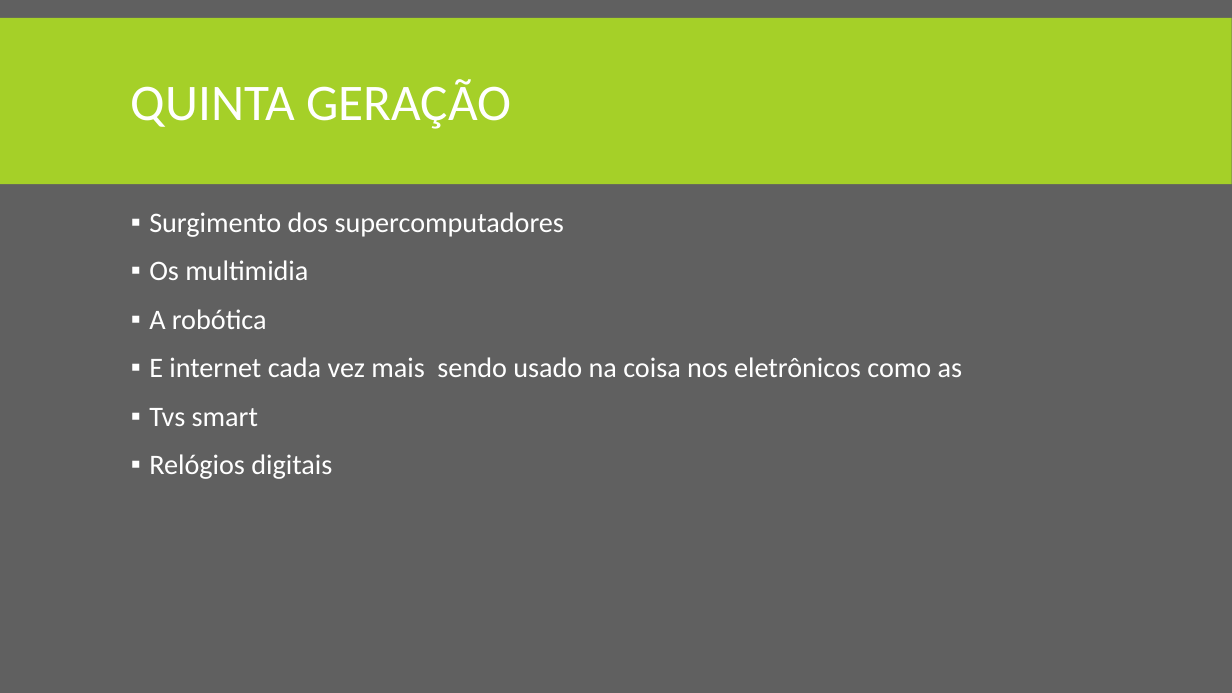
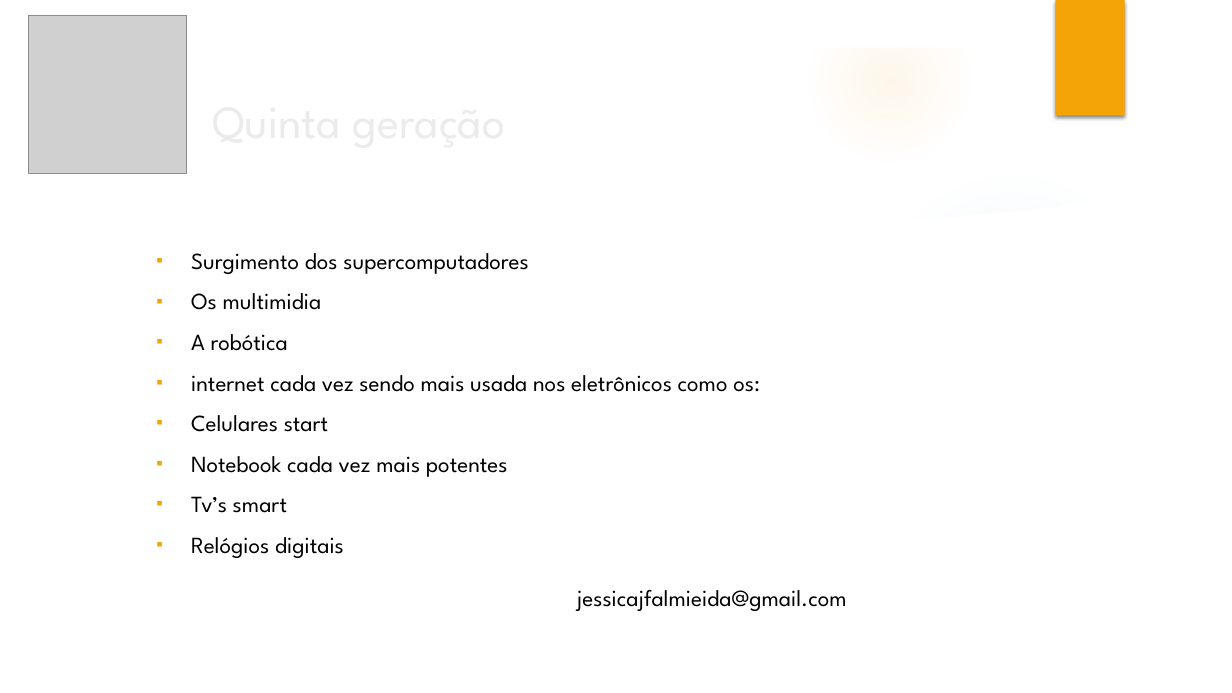
Before and after one commit to almeidaalijessica/tes, a slide deck: slide 9 of Evolução dos computadores.pptx (slide 7 before the commit). Drawn at 1232x693 pixels with LibreOffice and Linux fonts; fonts in the diff are those of the drawing; grey boxes stand for pictures; background and template pictures are left out. Boxes give left, top, right and bottom in pixels: in the first picture for what was removed or moved away, otherwise in the second. Text is boxed around its words. In the diff, an @@ line names an element or a change of style, - is before the commit and + after.

```diff
--- a/Evolução dos computadores.pptx
+++ b/Evolução dos computadores.pptx
@@ background #606060 to picture (left out) @@
@@ rectangle removed at (x1=0, y1=18, x2=1232, y2=184) @@
@@ group added at (x1=0, y1=0, x2=1232, y2=693): 6 ellipses, 3 freeform shapes @@
@@ picture added at (x1=29, y1=16, x2=187, y2=174) @@
@@ rectangle added at (x1=1055, y1=0, x2=1125, y2=116), fill #F5A408 @@
@@ title at (x1=131, y1=79, x2=511, y2=129): text changed; size 40 to 36 pt; font Calibri to League Spartan; text colour #FFFFFF to #EBEBEB @@
-QUINTA GERAÇÃO
+Quinta geração
@@ text "Surgimento dos supercomputadores" moved from (x1=149, y1=212, x2=963, y2=479) to (x1=191, y1=253, x2=760, y2=558) @@
@@ text at (x1=191, y1=253, x2=528, y2=558): size 22 to 18 pt, font Calibri to League Spartan, text colour #FFFFFF to #000000 in "Surgimento dos supercomputadores", "Os multimidia", "A robótica", "Relógios digitais"; indent changed; line spacing 0.9 to 1; less space between paragraphs; bullet colour #FFFFFF to #F5A408 @@
@@ text at (x1=191, y1=375, x2=760, y2=513): text changed; size 22 to 18 pt; font Calibri to League Spartan; text colour #FFFFFF to #000000 @@
-▪ E internet cada vez mais sendo usado na coisa nos eletrônicos como as
-▪ Tvs smart
+▪ internet cada vez sendo mais usada nos eletrônicos como os:
+▪ Celulares start
+▪ Notebook cada vez mais potentes
+▪ Tv’s smart
@@ text added at (x1=577, y1=590, x2=847, y2=611), 18 pt, text #000000 @@
+jessicajfalmieida@gmail.com
```
Also in this commit, not shown: 5 other slides changed, 5 slides added, 2 slides removed, 1 other file.
